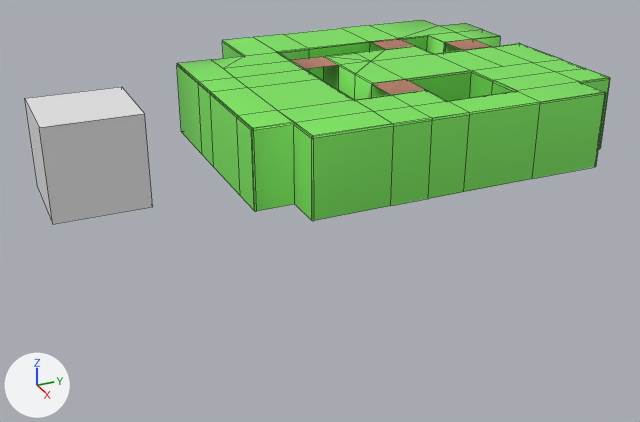
Two versions of the Blender file 3D Models/Island.blend, one commit apart.
Before and after are seen from a 50 mm camera at (17.53, -11.24, 6.47) aimed at (-2.99, -2.01, -3.79). The lights are fixed; the arrows at lower left show +X, +Y and +Z. Mesh edges are drawn as thin lines.
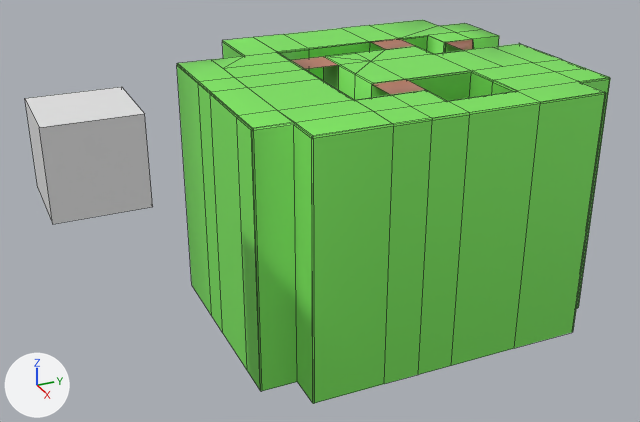
Pixel boxes (x1, y1, x2, y2) of what changed, in the pictures (640 x 422 px; the box of a moved part takes in the faces that stretch with it):
'Plane', reshaped (90% taller): before (177, 20, 610, 221); after (177, 20, 610, 403)
part 1 of me_plane, moved or reshaped: before (177, 36, 540, 206); after (177, 36, 540, 384)
part 2 of me_plane, moved or reshaped: before (532, 79, 610, 179); after (514, 79, 610, 348)
part 3 of me_plane, moved or reshaped: before (210, 95, 394, 221); after (210, 95, 394, 403)
part 4 of me_plane, moved or reshaped: before (445, 36, 519, 50); after (445, 36, 499, 50)

The change, as a list of edits to the scene's bpy script:
```text
Change me_plane:
    used by ob_plane; location = (0.0, 0.0, 0.0)
    remove me_plane.from_pydata(...)  # 266 vertices, 218 faces, 1 loose edge; spans x -8.0..1.0, y -5.0..5.0, z -2.0..0.0
    add me_plane.from_pydata(...)  # 266 vertices, 218 faces, 1 loose edge; spans x -8.0..1.0, y -5.0..5.0, z -7.0..0.0
    me_plane part 1: 45 of the vertices in x -8.0..1.0, y -5.0..5.0, z -2.0 are moved by (0.0, 0.0, -5.0)
    me_plane part 2: 9 of the vertices in x -2.0..1.0, y 3.95..5.0, z -2.0 are moved by (0.0, 0.0, -5.0)
    me_plane part 3: 8 of the vertices in x -1.0..1.0, y -5.0..-3.96, z -2.0 are moved by (0.0, 0.0, -5.0)
    me_plane part 4: 2 of the vertices in x -5.0..-4.0, y 4.0..5.0, z 0.0 are moved by (0.0, 0.0, -5.0)
```
